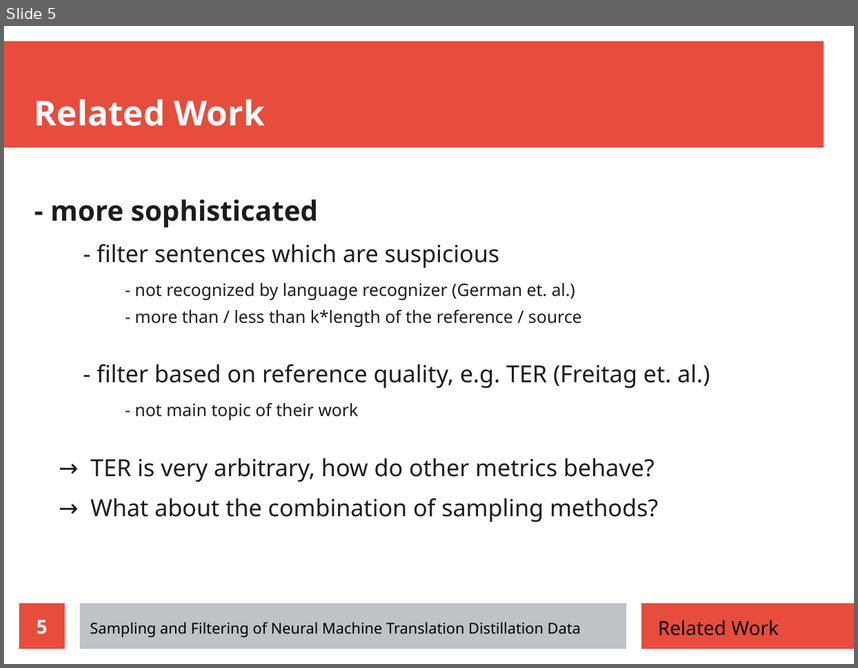
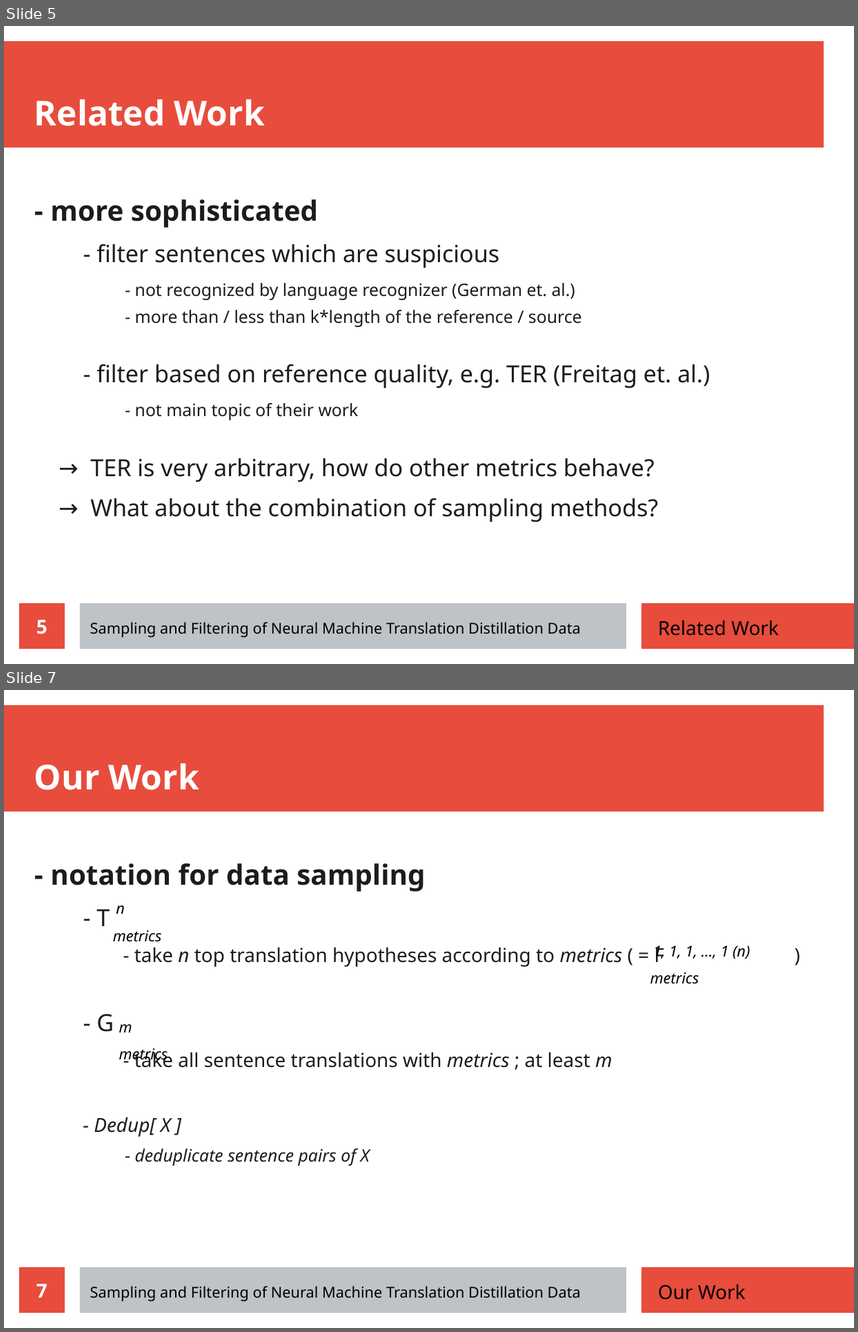
Before and after one commit to zouharvi/reference-mt-distill, a slide deck: meta/final_presentation.odp. Shown one above the other, each under a label of ours: slide 5 before the commit, slides 5 and 7 after it; the slides between them are not shown. The pictures are 858x668 and 858x1332 pixels, drawn with LibreOffice and Linux fonts; fonts in the diff are those of the drawing. Boxes give left, top, right and bottom in pixels: in the first picture for what was removed or moved away, otherwise in the second. Text is boxed around its words. In the diff, an @@ line names an element or a change of style, - is before the commit and + after.

Commit message:
Final Presentation: Our Work -> Notation slides added

```diff
--- a/meta/final_presentation.odp
+++ b/meta/final_presentation.odp
@@ slide 7 added at bbox=[4, 690, 854, 1328], background #FFFFFF; not listed: 3 template elements that a slide beside it also shows @@
@@ title added at bbox=[34, 763, 199, 790], 32 pt, text #FFFFFF, bold @@
+Our Work
@@ text added at bbox=[50, 863, 664, 1165], 18 pt, text #1C1C1C @@
+- notation for data sampling
+  - T
+    - take n top translation hypotheses according to metrics ( = F )
+  - G
+    - take all sentence translations with metrics ; at least m
+    - Dedup[ X ]
+      - deduplicate sentence pairs of X
@@ text added at bbox=[116, 905, 125, 914], 14 pt, text #000000, italic @@
+n
@@ text added at bbox=[113, 930, 162, 942], 14 pt, text #000000, italic @@
+metrics
@@ text added at bbox=[653, 945, 750, 960], 14 pt, text #000000, italic @@
+1, 1, 1, …, 1 (n)
@@ text added at bbox=[651, 972, 700, 984], 14 pt, text #000000, italic @@
+metrics
@@ text added at bbox=[119, 1024, 132, 1032], 14 pt, text #000000, italic @@
+m
@@ text added at bbox=[119, 1048, 168, 1064], 14 pt, text #000000, italic @@
+metrics
@@ page number added at bbox=[19, 1267, 65, 1312], fill #E74C3C, 18 pt, text #FFFFFF, bold @@
+7
@@ text added at bbox=[90, 1285, 581, 1301], 14 pt, text #000000 @@
+Sampling and Filtering of Neural Machine Translation Distillation Data
@@ text added at bbox=[658, 1283, 746, 1299], 18 pt, text #000000 @@
+Our Work
```
Also in this commit, not shown: 2 other slides added.
